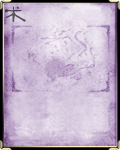
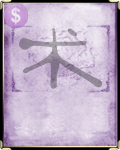
Two versions of the same layered image (120×150). Layer-by-layer changes:
added layer "money" (60%) above "术" over bbox(2, 2, 30, 30)
"术": opacity 60% → 30%, painted on it over bbox(4, 6, 103, 89)
